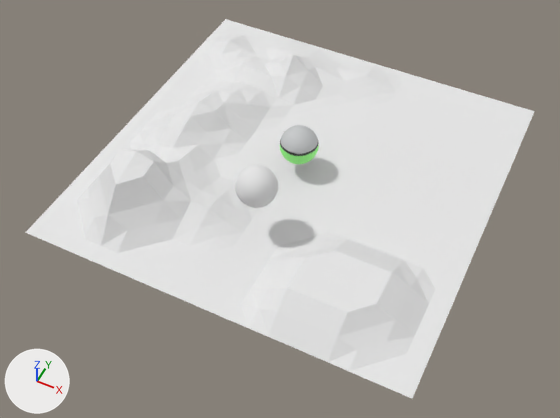
The OBJ model Resources/LevelData/LevelData1/TD2_Enemy/TD2_Enemy.obj, before and after one commit.
One viewpoint serves both versions: a camera (50 mm lens) standing at (12.1, -26.3, 29.1) and looking at (0.3, -2.8, -0.4). Lighting does not change. The marker at lower left points along +X, +Y and +Z. Where no turn or scale is listed for an object, it has been applied to the vertices.

In view in the first picture: 'Sphere', 'TD2_Enemy', 'Terrain'.
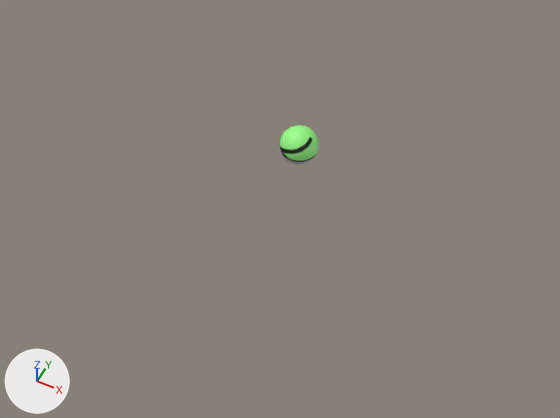
The newer file is also turned or shifted as a whole; pictures and numbers use the older file's frame.

What differs and where, as boxes [x1, y1, x2, y2] in the pictures (560 x 418 px; the box of a moved part takes in the faces that stretch with it):
'Terrain', deleted: before [25, 19, 535, 398]
'Sphere', deleted: before [235, 165, 278, 208]
part 1 of me_td2_enemy, moved or reshaped: [280, 125, 319, 164] in both

What changed in the scene script:
```text
Change me_td2_enemy:
    where me_td2_enemy.from_pydata(...)  # 482 vertices, 960 faces; spans x -1.0..1.0, y -1.0..1.0, z 0.65..2.65
    used by ob_td2_enemy; location = (0.0, 0.0, 0.0)
    me_td2_enemy part 1: the whole mesh is turned -180 degrees about the x axis through its middle
Remove ob_sphere:
    ob_sphere = bpy.data.objects.new('Sphere', me_sphere)
    ob_sphere.location = (0.0, 0.0, 0.0)
Remove ob_terrain:
    ob_terrain = bpy.data.objects.new('Terrain', me_terrain)
    ob_terrain.location = (0.0, 0.0, 0.0)
```
